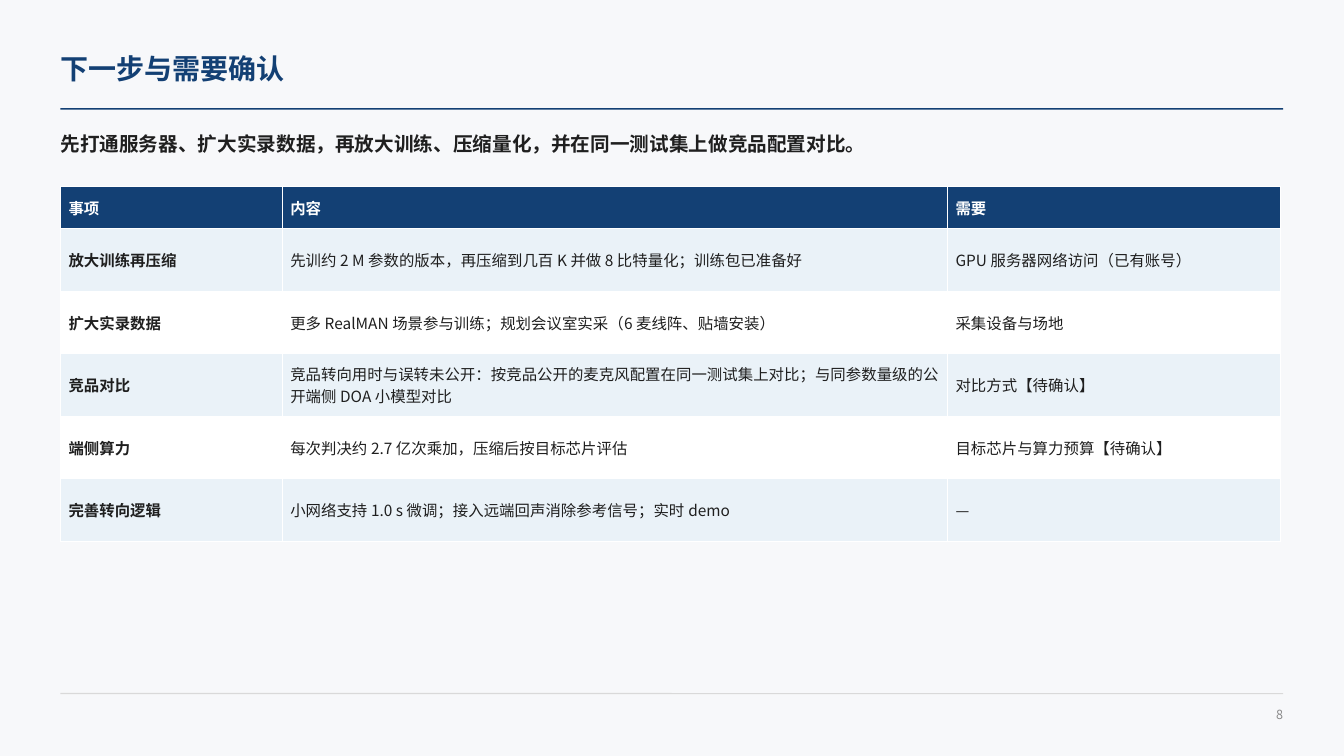
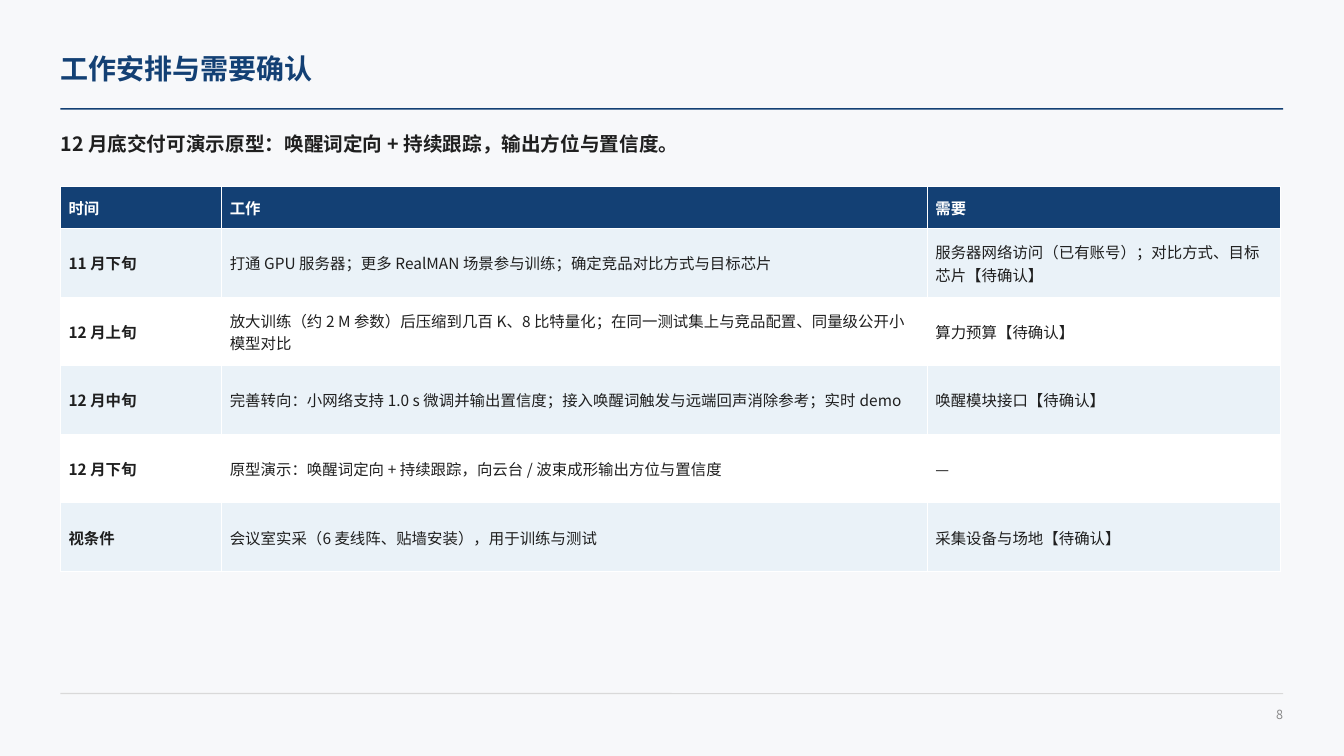
Before and after one commit to ZeroFoxxi/ssl-scene1, a slide deck: slide 8 of 01_场景一_摄像头声源定位/方案选型/场景一阶段汇报_会议室声源定位.pptx. Drawn at 1344x756 pixels with LibreOffice and Linux fonts; fonts in the diff are those of the drawing. Boxes give left, top, right and bottom in pixels: in the first picture for what was removed or moved away, otherwise in the second. Text is boxed around its words. In the diff, an @@ line names an element or a change of style, - is before the commit and + after.

```diff
--- a/01_场景一_摄像头声源定位/方案选型/场景一阶段汇报_会议室声源定位.pptx
+++ b/01_场景一_摄像头声源定位/方案选型/场景一阶段汇报_会议室声源定位.pptx
@@ text at (x1=60, y1=55, x2=312, y2=82): text changed @@
-下一步与需要确认
+工作安排与需要确认
@@ text at (x1=60, y1=134, x2=678, y2=154): text changed @@
-先打通服务器、扩大实录数据，再放大训练、压缩量化，并在同一测试集上做竞品配置对比。
+12 月底交付可演示原型：唤醒词定向 + 持续跟踪，输出方位与置信度。
@@ table at (x1=60, y1=187, x2=1280, y2=550) @@
-row 1, column 1: 事项
+row 1, column 1: 时间
-row 1, column 2: 内容
+row 1, column 2: 工作
-row 2: 放大训练再压缩 | 先训约 2 M 参数的版本，再压缩到几百 K 并做 8 比特量化；训练包已准备好 | GPU 服务器网络访问（已有账号）
+row 2: 11 月下旬 | 打通 GPU 服务器；更多 RealMAN 场景参与训练；确定竞品对比方式与目标芯片 | 服务器网络访问（已有账号）；对比方式、目标芯片【待确认】
-row 3: 扩大实录数据 | 更多 RealMAN 场景参与训练；规划会议室实采（6 麦线阵、贴墙安装） | 采集设备与场地
+row 3: 12 月上旬 | 放大训练（约 2 M 参数）后压缩到几百 K、8 比特量化；在同一测试集上与竞品配置、同量级公开小模型对比 | 算力预算【待确认】
-row 4: 竞品对比 | 竞品转向用时与误转未公开：按竞品公开的麦克风配置在同一测试集上对比；与同参数量级的公开端侧 DOA 小模型对比 | 对比方式【待确认】
+row 4: 12 月中旬 | 完善转向：小网络支持 1.0 s 微调并输出置信度；接入唤醒词触发与远端回声消除参考；实时 demo | 唤醒模块接口【待确认】
-row 5: 端侧算力 | 每次判决约 2.7 亿次乘加，压缩后按目标芯片评估 | 目标芯片与算力预算【待确认】
+row 5: 12 月下旬 | 原型演示：唤醒词定向 + 持续跟踪，向云台 / 波束成形输出方位与置信度 | —
-row 6: 完善转向逻辑 | 小网络支持 1.0 s 微调；接入远端回声消除参考信号；实时 demo | —
+row 6: 视条件 | 会议室实采（6 麦线阵、贴墙安装），用于训练与测试 | 采集设备与场地【待确认】
```
Also in this commit, not shown: 1 other slide changed, 2 other files.
